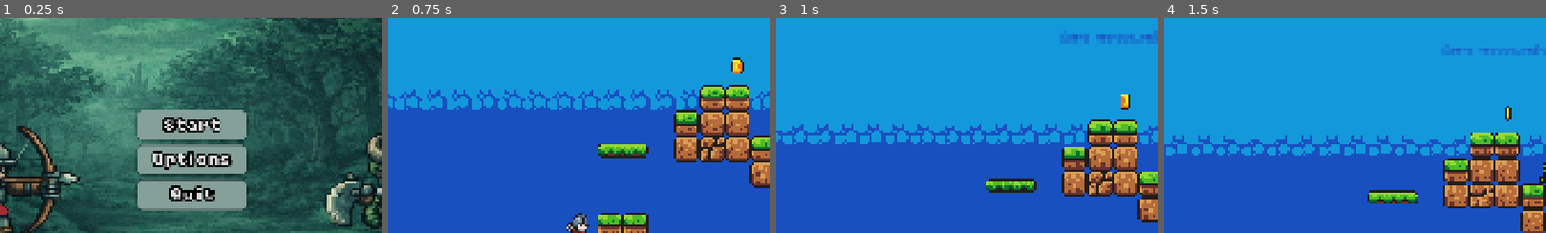
Above: before the commit, frames 1-4 (left to right).
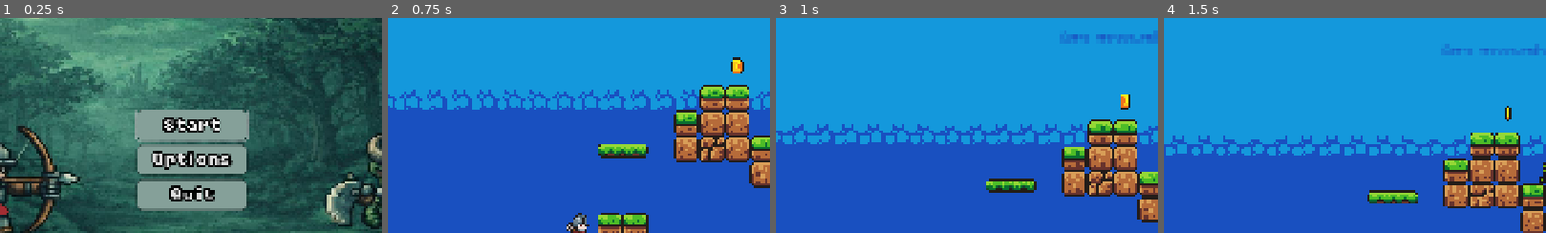
Above: after the commit, the same moments.

Repository: alex-tech-88/first-2d-game
Game: Godot game, scene res://scenes/main_menu.tscn
Same seed, same stepped clock (60 frames per second), same inputs: the game is played once before the commit and once after it. Sound files missing from this copy of the repository are replaced by a short silence.
Inputs (mouse positions are % of the whole screen's width and height, from its top left):
- Up to frame 1 (0.25 s): no input
- Up to frame 2 (0.75 s): click "Start" at 0.5 s
- Up to frame 3 (1 s): no input
- Up to frame 4 (1.5 s): move the mouse to (72, 45) at 1.27 s; press the mouse at (72, 45) at 1.28 s; hold Right (move_right) from 1.28 s (still down)
The pictures show only the part of the screen within x 25-75%, y 17-67%; the shares and areas given below are measured in that part.

The runs differ from the first frame. In frame 1, 0.6% of the frame differs, in the area x 35-66%, y 42-58%; in frame 2, nothing differs; in frame 3, nothing differs; in frame 4, nothing differs.

Commit message:
controller controls

Diff:
--- a/project.godot
+++ b/project.godot
@@ -46,29 +46,36 @@
 jump={
 "deadzone": 0.5,
 "events": [Object(InputEventKey,"resource_local_to_scene":false,"resource_name":"","device":-1,"window_id":0,"alt_press …(191 unchanged characters)…
+, Object(InputEventJoypadButton,"resource_local_to_scene":false,"resource_name":"","device":-1,"button_index":0,"pressure":0.0,"pressed":false,"script":null)
 ]
 }
 move_left={
 "deadzone": 0.5,
 "events": [Object(InputEventKey,"resource_local_to_scene":false,"resource_name":"","device":-1,"window_id":0,"alt_press …(195 unchanged characters)…
 , Object(InputEventKey,"resource_local_to_scene":false,"resource_name":"","device":-1,"window_id":0,"alt_pressed":false …(182 unchanged characters)…
+, Object(InputEventJoypadButton,"resource_local_to_scene":false,"resource_name":"","device":-1,"button_index":13,"pressure":0.0,"pressed":false,"script":null)
+, Object(InputEventJoypadMotion,"resource_local_to_scene":false,"resource_name":"","device":-1,"axis":0,"axis_value":-1.0,"script":null)
 ]
 }
 move_right={
 "deadzone": 0.5,
 "events": [Object(InputEventKey,"resource_local_to_scene":false,"resource_name":"","device":-1,"window_id":0,"alt_press …(195 unchanged characters)…
 , Object(InputEventKey,"resource_local_to_scene":false,"resource_name":"","device":-1,"window_id":0,"alt_pressed":false …(183 unchanged characters)…
+, Object(InputEventJoypadButton,"resource_local_to_scene":false,"resource_name":"","device":-1,"button_index":14,"pressure":0.0,"pressed":false,"script":null)
+, Object(InputEventJoypadMotion,"resource_local_to_scene":false,"resource_name":"","device":-1,"axis":0,"axis_value":1.0,"script":null)
 ]
 }
 shoot={
 "deadzone": 0.2,
 "events": [Object(InputEventMouseButton,"resource_local_to_scene":false,"resource_name":"","device":-1,"window_id":0,"a …(253 unchanged characters)…
 , Object(InputEventKey,"resource_local_to_scene":false,"resource_name":"","device":-1,"window_id":0,"alt_pressed":false …(183 unchanged characters)…
+, Object(InputEventJoypadButton,"resource_local_to_scene":false,"resource_name":"","device":-1,"button_index":10,"pressure":0.0,"pressed":false,"script":null)
 ]
 }
 pause={
 "deadzone": 0.2,
 "events": [Object(InputEventKey,"resource_local_to_scene":false,"resource_name":"","device":-1,"window_id":0,"alt_press …(195 unchanged characters)…
+, Object(InputEventJoypadButton,"resource_local_to_scene":false,"resource_name":"","device":-1,"button_index":6,"pressure":0.0,"pressed":false,"script":null)
 ]
 }
 
--- a/scenes/main_menu.tscn
+++ b/scenes/main_menu.tscn
@@ -47,6 +47,7 @@
 anchor_bottom = 1.0
 grow_horizontal = 2
 grow_vertical = 2
+focus_mode = 2
 theme_override_styles/panel = SubResource("StyleBoxTexture_xxjjr")
 
 [node name="VBoxContainer" type="VBoxContainer" parent="." unique_id=576316080]
--- a/scripts/main_menu.gd
+++ b/scripts/main_menu.gd
@@ -1,4 +1,12 @@
 extends Control
+
+@onready var start_button: Button = $VBoxContainer/Button
+
+
+func _ready() -> void:
+	# Give focus to Start button so gamepad works immediately on menu open
+	start_button.grab_focus()
+
 
 func _on_start_pressed() -> void:
 	get_tree().change_scene_to_file("res://scenes/levels/level_1.tscn")
--- a/scripts/player.gd
+++ b/scripts/player.gd
@@ -191,6 +191,8 @@
 	if is_dead:
 		return
 	is_dead = true
+	# Rumble if a gamepad is connected
+	Input.start_joy_vibration(0, 0.8, 0.4, 0.4)
 	Engine.time_scale = 0.5
 	hit_sound.play()
 	animated_sprite.play("death_hit")
